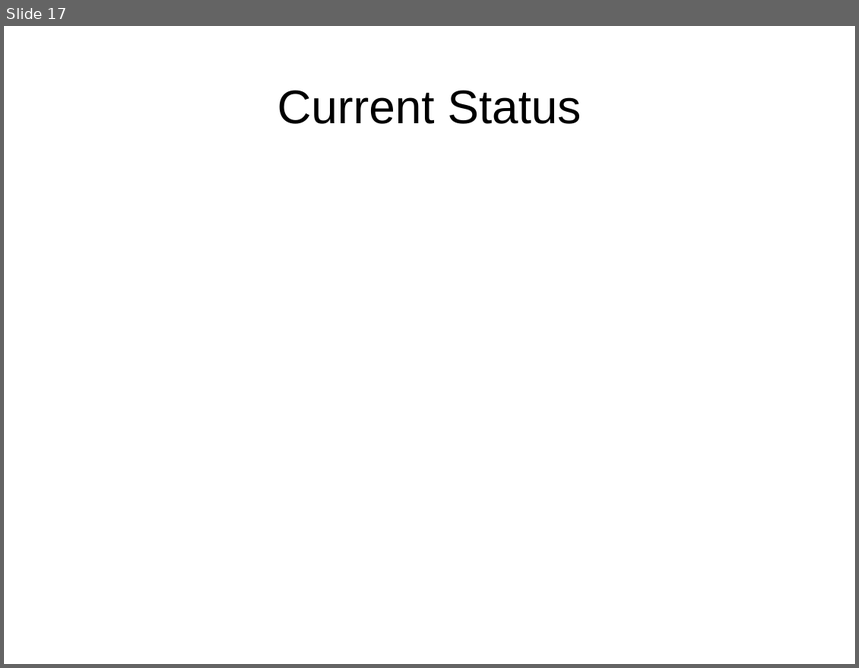
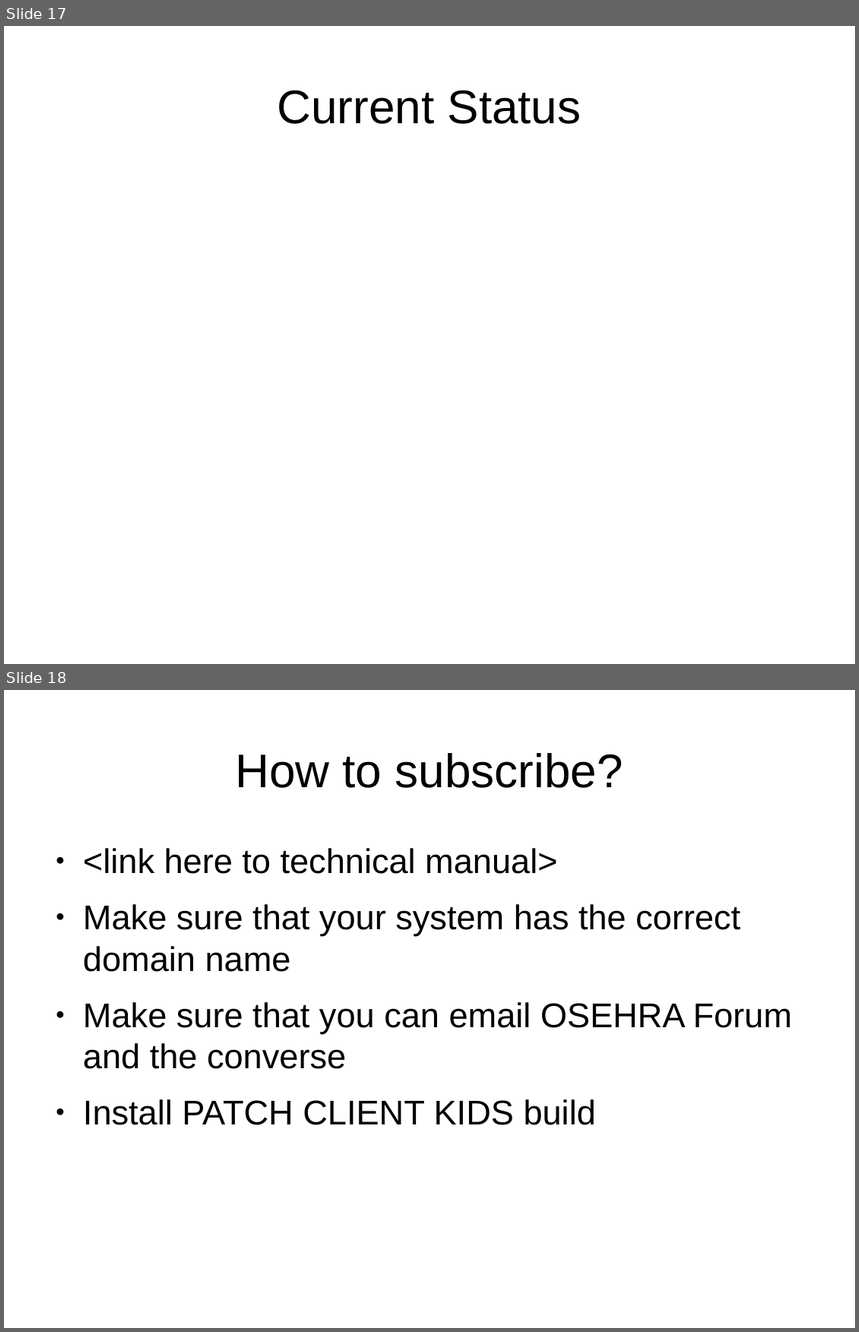
Before and after one commit to WorldVistA/patch-module, a slide deck: doc/vista-lifecycle-and-OSEHRA-PM.odp. Shown one above the other, each under a label of ours: slide 17 before the commit, slides 17 and 18 after it. The pictures are 859x668 and 859x1332 pixels, drawn with LibreOffice and Linux fonts; fonts in the diff are those of the drawing. Boxes give left, top, right and bottom in pixels: in the first picture for what was removed or moved away, otherwise in the second. Text is boxed around its words. In the diff, an @@ line names an element or a change of style, - is before the commit and + after.

```diff
--- a/doc/vista-lifecycle-and-OSEHRA-PM.odp
+++ b/doc/vista-lifecycle-and-OSEHRA-PM.odp
@@ slide 18 added at bbox=[4, 690, 855, 1328], background #FFFFFF @@
@@ title added at bbox=[235, 753, 623, 788], 44 pt, text #000000 @@
+How to subscribe?
@@ text added at bbox=[83, 848, 792, 1125], 32 pt, text #000000 @@
+● <link here to technical manual>
+● Make sure that your system has the correct domain name
+● Make sure that you can email OSEHRA Forum and the converse
+● Install PATCH CLIENT KIDS build
```
Also in this commit, not shown: 1 other slide added.
